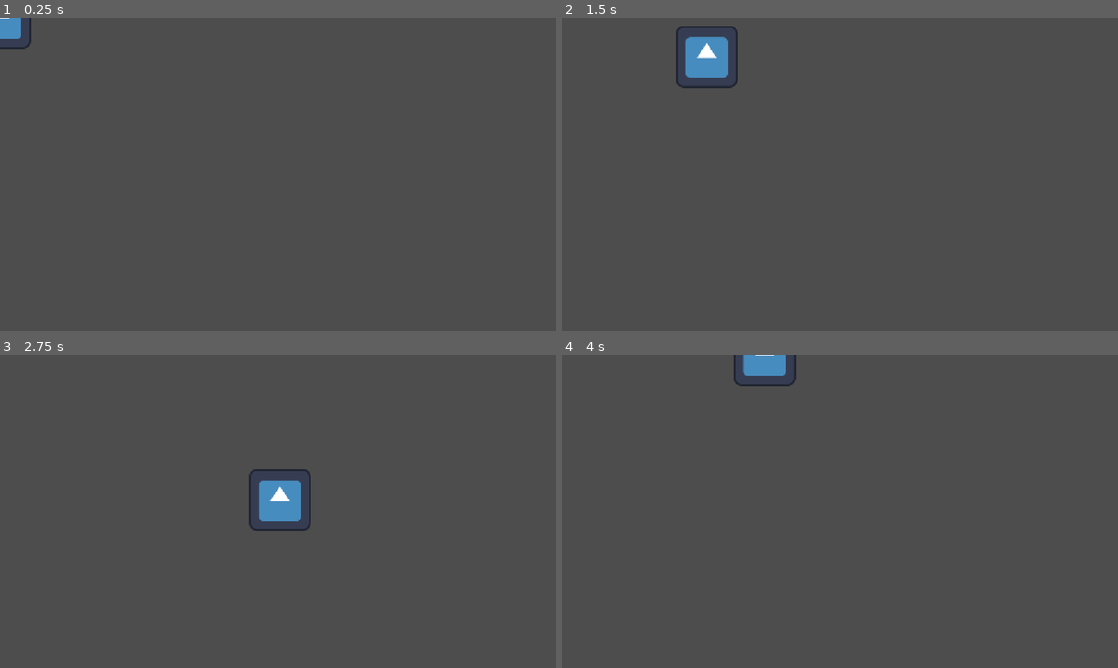
Above: before the commit, frames 1-4 (two rows, left to right).
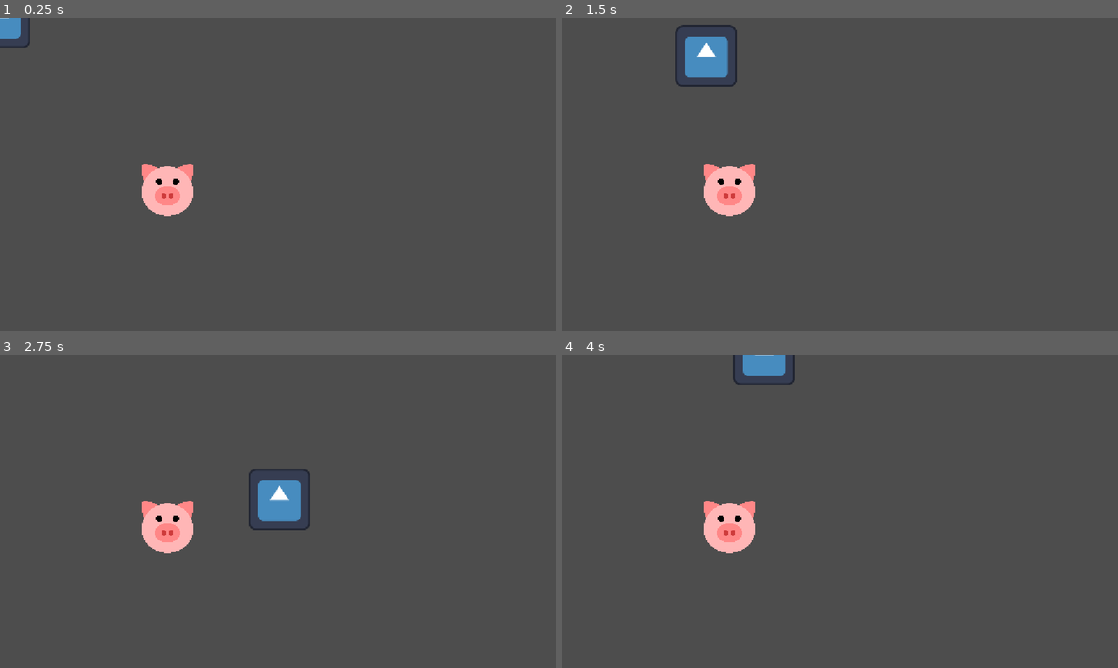
Above: after the commit, the same moments.

Repository: Neo-JCNM/faz-o-shifter
Game: Godot game, scene res://Assets/Test/Test Scene.tscn
The game is run twice, just before and just after one commit, with the same random seed, the same clock (stepped at 60 frames per second) and the same inputs. Before the commit the project starts from res://Assets/Test/player.tscn. The engine's default icon, where the game draws it, is replaced by a stand-in: a white triangle on a blue panel in a dark square.
Inputs (mouse positions are in pixels of both pictures, inside the frame that each line leads up to):
- Up to frame 1 (0.25 s): no input
- Up to frame 2 (1.5 s): tap Enter at 0.5 s; move the mouse to (962, 158) at 0.52 s; hold Right (moveRight) 0.53-1.28 s; hold ` (shiftButton, bound only after the commit) 0.53-1.28 s; move the mouse to (728, 190) at 1.27 s; hold Down (moveDown) from 1.28 s (still down); tap ` (shiftButton, bound only after the commit) at 1.35 s
- Up to frame 3 (2.75 s): move the mouse to (333, 442) at 2.02 s; release Down (moveDown) at 2.03 s; hold Right (moveRight) from 2.03 s (still down); hold ` (shiftButton, bound only after the commit) from 2.03 s (still down)
- Up to frame 4 (4 s): move the mouse to (812, 574) at 2.77 s; release Right (moveRight) at 2.78 s; release ` (shiftButton, bound only after the commit) at 2.78 s; hold Up (moveUp) 2.78-3.53 s; tap ` (shiftButton, bound only after the commit) at 2.85 s; move the mouse to (1006, 558) at 3.52 s; hold Left (moveLeft) from 3.53 s (still down); hold ` (shiftButton, bound only after the commit) from 3.53 s (still down)

The runs differ from the first frame. In frame 1, 1.4% of the frame differs, in the area x 0-35%, y 0-64%; in frame 2, 1.6%, in the area x 20-35%, y 2-64%; in frame 3, 1.4%; in frame 4, 1.4%.

Commit message:
Faz prototyping

Diff:
--- /dev/null
+++ b/Assets/Data/ShiftAnimals/Pig.tres
@@ -0,0 +1,27 @@
+[gd_resource type="Resource" script_class="AnimalShiftSO" format=3 uid="uid://dtm5j55dbg2ce"]
+
+[ext_resource type="Script" uid="uid://ddjmnj8p0jowi" path="res://Assets/Scripts/ScriptableObjects/animalShiftSO.gd" id="1_g85s2"]
+[ext_resource type="Texture2D" uid="uid://by7g6ruxuownm" path="res://Assets/Test/Graphics/pig.png" id="2_p3au7"]
+
+[sub_resource type="RectangleShape2D" id="RectangleShape2D_bs8qf"]
+
+[sub_resource type="SpriteFrames" id="SpriteFrames_diktc"]
+animations = [{
+"frames": [{
+"duration": 1.0,
+"texture": ExtResource("2_p3au7")
+}],
+"loop": 1,
+"name": &"default",
+"speed": 5.0
+}]
+
+[resource]
+script = ExtResource("1_g85s2")
+animalName = "Pig"
+zoneTag = "Pig Park"
+sprite = SubResource("SpriteFrames_diktc")
+collider = SubResource("RectangleShape2D_bs8qf")
+canRun = false
+canJump = false
+metadata/_custom_type_script = "uid://ddjmnj8p0jowi"
--- /dev/null
+++ b/Assets/Scripts/AI/Mob.gd
@@ -0,0 +1,48 @@
+extends Area2D
+
+#region Main Variables
+@export_group("Data")
+@export var shiftData : AnimalShiftSO = null;
+
+@export_group("Physic")
+@export var speed : int = 200;
+@export var velocity : Vector2 = Vector2.ZERO;
+
+@export_group("Basic Behaviour")
+@export var randomlyWandering : bool = false;
+
+var screenSize;
+var counter  = 0;
+
+
+#region Test Function
+func randomDirection()-> void:
+	var choice = randi()%3;
+	match choice:
+		0 : velocity.x += 1
+		1 : velocity.y += 1
+		2 : velocity.x += -1
+		3 : velocity.y += -1
+
+# Called when the node enters the scene tree for the first time.
+func _ready() -> void:
+	screenSize = get_viewport_rect().size;
+	counter = 0;
+
+
+# Called every frame. 'delta' is the elapsed time since the previous frame.
+func _process(delta: float) -> void:
+	#if randomlyWandering:
+		#if counter >= 240:
+			#counter -= 240
+			#randomDirection();
+		#if velocity.length() > 0:
+			#velocity = velocity.normalized() * speed;
+			#$AnimatedSprite2D.play();
+		#else:
+			#$AnimatedSprite2D.stop();
+		#position += velocity * delta;
+		#position = position.clamp(Vector2.ZERO, screenSize);
+		#counter += randi()%20+1;
+		#velocity = Vector2.ZERO;
+	pass
--- a/Assets/Scripts/ScriptableObjects/animalShiftSO.gd
+++ b/Assets/Scripts/ScriptableObjects/animalShiftSO.gd
@@ -2,23 +2,26 @@
 
 class_name AnimalShiftSO
 #Scriptable Object to define the datas inside shifted animals
+
 @export_group("Data")
 @export var animalName : String = "";
 @export var zoneTag : String = "";
+@export var shiftDuration : float = 100.0;
 
 @export_group("Behaviour")
-@export var animalSkin : SpriteFrames = null;
-@export var animalAnimSound : AudioStreamMP3 = null;
+@export var sprite : SpriteFrames = null;
+@export var animSound : AudioStreamMP3 = null;
 
 @export_group("Physic")
-@export var animalSpeed : int = 400;
-@export var animalWeight : int = 200;
-@export var animalCollider : BoxShape3D = null;
+@export var speed : int = 400;
+@export var weight : int = 200;
+@export var collider : RectangleShape2D = null;
 
 @export_group("Abilities")
 @export var canRun : bool = true;
 @export var canCrouch : bool = false;
 @export var canJump : bool = true;
+
 
 
 
--- /dev/null
+++ b/Assets/Test/Mob.tscn
@@ -0,0 +1,34 @@
+[gd_scene format=3 uid="uid://cx81jfmew6spq"]
+
+[ext_resource type="Script" uid="uid://c6cedcmgsqj7x" path="res://Assets/Scripts/AI/Mob.gd" id="1_8u85u"]
+[ext_resource type="Resource" uid="uid://dtm5j55dbg2ce" path="res://Assets/Data/ShiftAnimals/Pig.tres" id="2_n6bsn"]
+[ext_resource type="Texture2D" uid="uid://by7g6ruxuownm" path="res://Assets/Test/Graphics/pig.png" id="3_7qvat"]
+
+[sub_resource type="SpriteFrames" id="SpriteFrames_ljoqd"]
+animations = [{
+"frames": [{
+"duration": 1.0,
+"texture": ExtResource("3_7qvat")
+}],
+"loop": 1,
+"name": &"default",
+"speed": 5.0
+}]
+
+[sub_resource type="RectangleShape2D" id="RectangleShape2D_wpwwm"]
+size = Vector2(440.00006, 440.00012)
+
+[node name="PigTest" type="Area2D" unique_id=1052418226]
+scale = Vector2(0.25, 0.25)
+script = ExtResource("1_8u85u")
+shiftData = ExtResource("2_n6bsn")
+speed = 600
+randomlyWandering = true
+
+[node name="AnimatedSprite2D" type="AnimatedSprite2D" parent="." unique_id=2027116561]
+sprite_frames = SubResource("SpriteFrames_ljoqd")
+
+[node name="CollisionShape2D" type="CollisionShape2D" parent="." unique_id=995291938]
+position = Vector2(7.748603e-06, -1.4305112e-05)
+scale = Vector2(0.9999995, 0.9999995)
+shape = SubResource("RectangleShape2D_wpwwm")
--- /dev/null
+++ b/Assets/Test/Test Scene.tscn
@@ -0,0 +1,15 @@
+[gd_scene format=3 uid="uid://c3lr2j6uadjf7"]
+
+[ext_resource type="PackedScene" uid="uid://cx81jfmew6spq" path="res://Assets/Test/Mob.tscn" id="1_kmoty"]
+[ext_resource type="PackedScene" uid="uid://c0fo0pbrxsdt6" path="res://Assets/Test/player.tscn" id="2_af56r"]
+
+[node name="Test Scene" type="Node2D" unique_id=1904270112]
+
+[node name="PigTest" parent="." unique_id=613383613 instance=ExtResource("1_kmoty")]
+position = Vector2(347.99997, 357)
+
+[node name="Player" parent="." unique_id=511105942 instance=ExtResource("2_af56r")]
+position = Vector2(901, 377)
+
+[node name="Camera2D" type="Camera2D" parent="." unique_id=2039484717]
+position = Vector2(577, 325)
--- /dev/null
+++ b/Assets/Test/faz_o_shifter.gd
@@ -0,0 +1,17 @@
+extends Area2D
+
+signal faz;
+@export var player : playerMove = null;
+# Called when the node enters the scene tree for the first time.
+func _ready() -> void:
+	pass # Replace with function body.
+
+func onBodyStay(_body):
+	if(_body.AnimalShiftSO != null):
+		if(Input.is_action_pressed("shiftButton")):
+			player.caracteristics = _body.AnimalShiftSO;
+			faz.emit();
+
+# Called every frame. 'delta' is the elapsed time since the previous frame.
+func _process(delta: float) -> void:
+	position = get_global_mouse_position();
--- a/Assets/Test/player.tscn
+++ b/Assets/Test/player.tscn
@@ -2,6 +2,7 @@
 
 [ext_resource type="Script" uid="uid://r7oa6bbaqq6g" path="res://Assets/Test/playerMove.gd" id="1_cvnsp"]
 [ext_resource type="Texture2D" uid="uid://dfkk5j4a345vu" path="res://icon.svg" id="2_6t5aa"]
+[ext_resource type="Script" uid="uid://ift5ybi70lvv" path="res://Assets/Test/faz_o_shifter.gd" id="3_bs8qf"]
 
 [sub_resource type="SpriteFrames" id="SpriteFrames_wpwwm"]
 animations = [{
@@ -19,6 +20,8 @@
 
 [sub_resource type="AudioStreamMP3" id="AudioStreamMP3_wpwwm"]
 
+[sub_resource type="CircleShape2D" id="CircleShape2D_wpwwm"]
+
 [node name="Player" type="Area2D" unique_id=511105942]
 script = ExtResource("1_cvnsp")
 
@@ -31,3 +34,9 @@
 
 [node name="AudioStreamPlayer2D" type="AudioStreamPlayer2D" parent="CollisionShape2D" unique_id=1637714102]
 stream = SubResource("AudioStreamMP3_wpwwm")
+
+[node name="FazOobject" type="Area2D" parent="." unique_id=2017058942]
+script = ExtResource("3_bs8qf")
+
+[node name="Detect" type="CollisionShape2D" parent="FazOobject" unique_id=2057659432]
+shape = SubResource("CircleShape2D_wpwwm")
--- a/Assets/Test/playerMove.gd
+++ b/Assets/Test/playerMove.gd
@@ -1,8 +1,11 @@
 extends Area2D
+
+class_name playerMove
 #region Variables
 @export_group("Physic")
 @export var speed = 400;
 @export var velocity = Vector2.ZERO;
+@export var caracteristics :  AnimalShiftSO = null;
 var screenSize;
 signal hit;
 #endregion
@@ -13,6 +16,7 @@
 	screenSize = get_viewport_rect().size;
 	hide();
 	start(Vector2.ZERO)
+	#connect(faz, shift(caracteristics));
 
 func start(pos)-> void:
 	position = pos;
@@ -44,7 +48,14 @@
 func onBodyEntered(_body):
 	hide();
 	hit.emit();
-	$CollisionShape2D.set_deferred("disabled", true);
+	#$CollisionShape2D.set_deferred("disabled", true);
+
+#func shift(AnimalShiftSO shifting)-> void:
+	#speed = shifting.speed;
+	#$AnimatedSprite2D.SpriteFrame =
+
+
+
 
 
 #endregion
--- a/project.godot
+++ b/project.godot
@@ -11,7 +11,7 @@
 [application]
 
 config/name="Faz_O_Shifter"
-run/main_scene="uid://c0fo0pbrxsdt6"
+run/main_scene="uid://c3lr2j6uadjf7"
 config/features=PackedStringArray("4.7", "GL Compatibility")
 config/icon="res://icon.svg"
 
@@ -41,6 +41,11 @@
 "events": [Object(InputEventKey,"resource_local_to_scene":false,"resource_name":"","device":-1,"window_id":0,"alt_press …(195 unchanged characters)…
 ]
 }
+shiftButton={
+"deadzone": 0.2,
+"events": [Object(InputEventKey,"resource_local_to_scene":false,"resource_name":"","device":-1,"window_id":0,"alt_pressed":false,"shift_pressed":false,"ctrl_pressed":false,"meta_pressed":false,"pressed":false,"keycode":0,"physical_keycode":96,"key_label":0,"unicode":178,"location":0,"echo":false,"script":null)
+]
+}
 
 [physics]
 
Not shown, added: Assets/Scripts/AI/Mob.gd.uid
Binary file added: Assets/Test/Graphics/pig.png
Not shown, added: Assets/Test/Graphics/pig.png.import
Not shown, added: Assets/Test/faz_o_shifter.gd.uid
